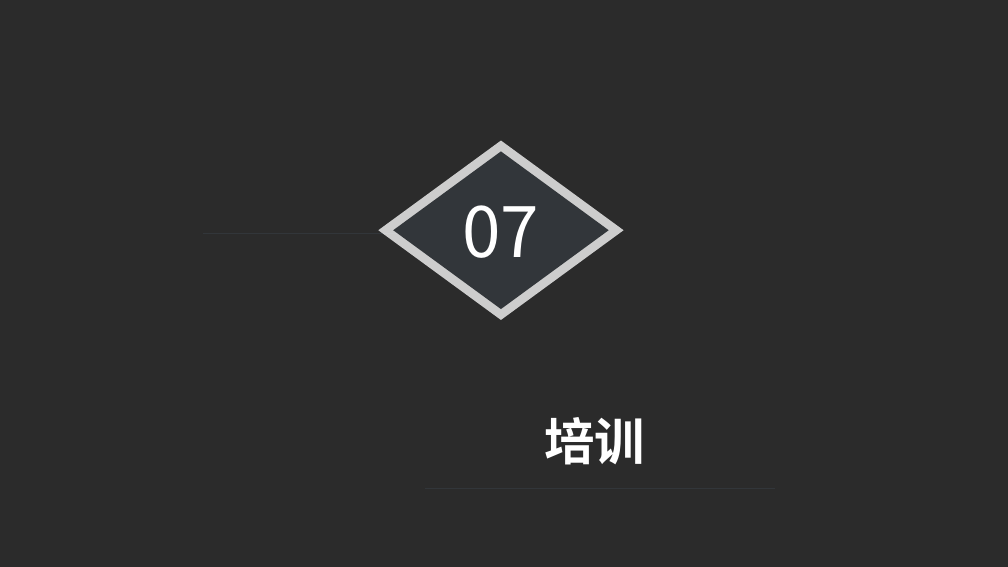
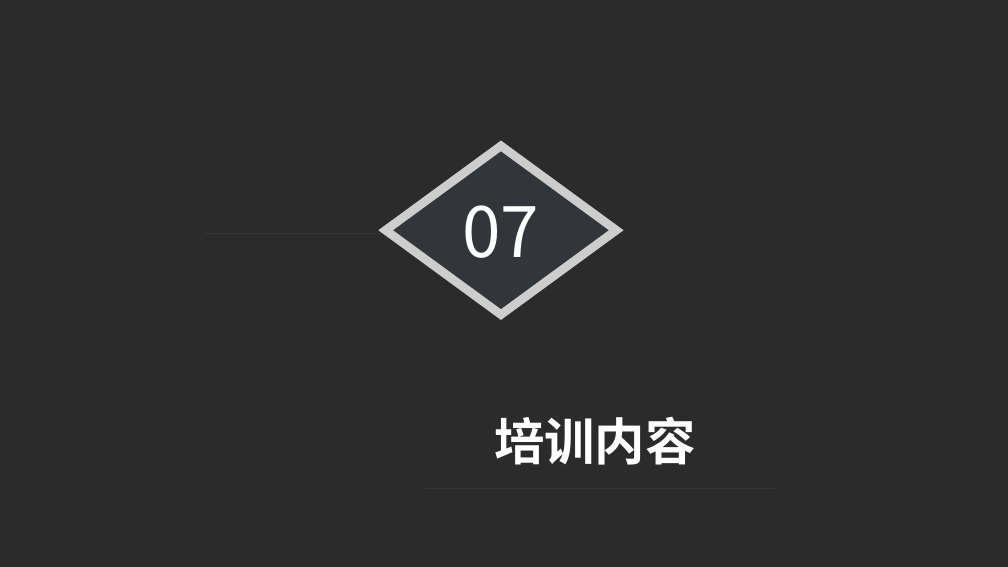
Before and after one commit to tmaczjj/2017work, a slide deck: slide 30 of week5/ppt文档/[prd-03,31501311]项目计划ppt.pptx (slide 27 before the commit). Drawn at 1008x567 pixels with LibreOffice and Linux fonts; fonts in the diff are those of the drawing; background and template pictures are left out; a plain dark background stands for a picture behind light text. Boxes give left, top, right and bottom in pixels: in the first picture for what was removed or moved away, otherwise in the second. Text is boxed around its words. In the diff, an @@ line names an element or a change of style, - is before the commit and + after.

```diff
--- a/week5/ppt文档/[prd-03,31501311]项目计划ppt.pptx
+++ b/week5/ppt文档/[prd-03,31501311]项目计划ppt.pptx
@@ text at bbox=[494, 416, 696, 465]: text changed @@
-培训
+培训内容
```
Also in this commit, not shown: 2 other slides changed, 7 slides added, 1 slide removed, 5 other files.
